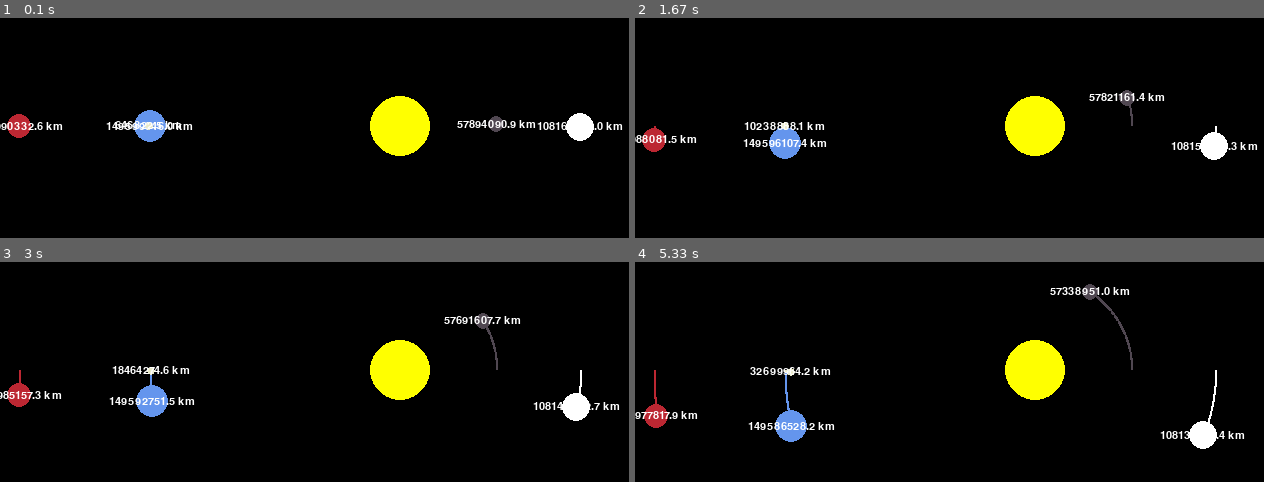
Above: before the commit, frames 1-4 (two rows, left to right).
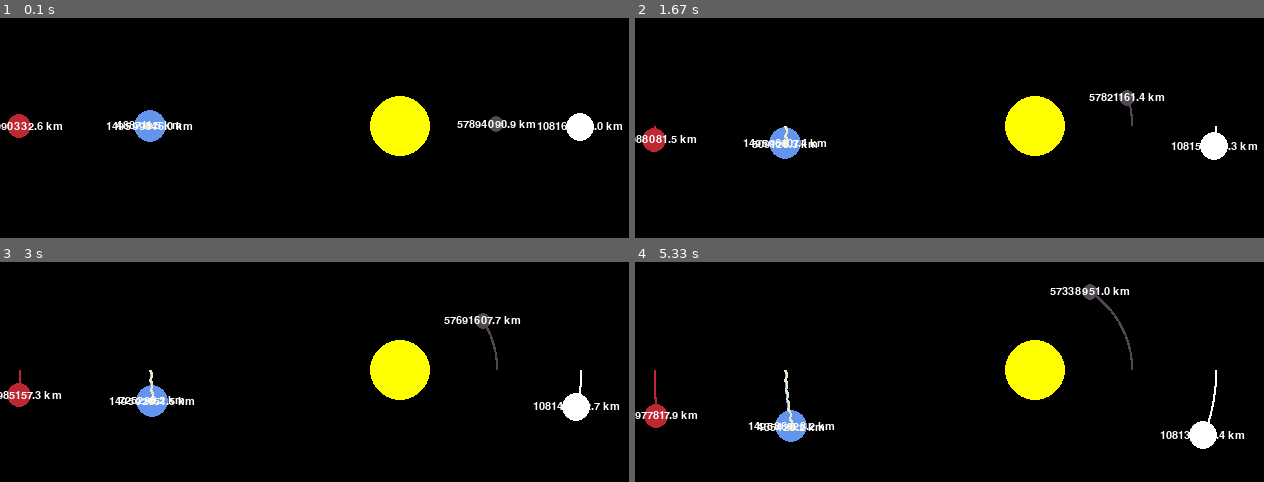
Above: after the commit, the same moments.

Repository: LeonardoZanotti/PyPlanet
Game: pygame game, started from pyplanet.py
The game is run twice, just before and just after one commit, with the same random seed, the same clock (stepped at 60 frames per second) and the same inputs.
Inputs:
- Up to frame 1 (0.1 s): no input
- Up to frame 2 (1.67 s): no input
- Up to frame 3 (3 s): no input
- Up to frame 4 (5.33 s): no input

The runs differ from the first frame. In frame 1, 0.2% of the frame differs, in the area x 18-28%, y 46-51%; in frame 2, 0.5%; in frame 3, 0.5%; in frame 4, 0.6%, in the area x 18-32%, y 47-77%.

Commit message:
i don't know physics, so thats it

Diff:
--- a/pyplanet.py
+++ b/pyplanet.py
@@ -136,11 +136,13 @@
         distance_y = other.y - self.y
         distance = math.sqrt(distance_x ** 2 + distance_y ** 2)
 
+        force = self.G * self.mass * other.mass / distance ** 2
+        theta = math.atan2(distance_y, distance_x)
+
         if other == self.planet:
             self.distance_to_planet = distance
+            force = force * 500
 
-        force = self.G * self.mass * other.mass / distance ** 2
-        theta = math.atan2(distance_y, distance_x)
         force_x = math.cos(theta) * force
         force_y = math.sin(theta) * force
 
@@ -165,7 +167,7 @@
 
     earth_moon = Moon(earth, -1.00256 * Moon.AU, 0, 4.35968, WHITE_YELLOW, 7.3477 * 10**22)
 
-    earth_moon.y_vel = 1.03 * 1000
+    earth_moon.y_vel = 3.67 * 1000
 
     planets = [sun, earth, mars, mercury, venus]
     moons = [earth_moon]
